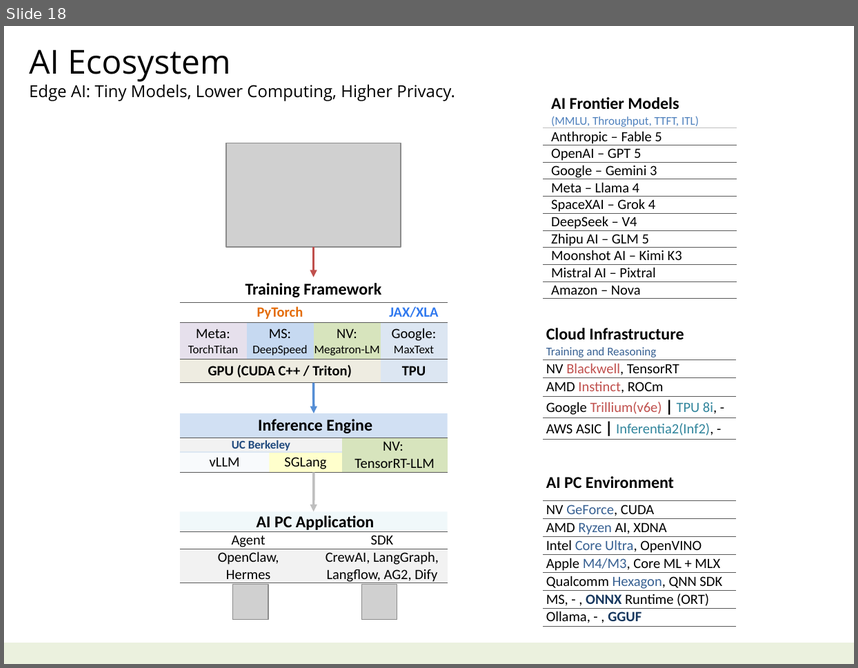
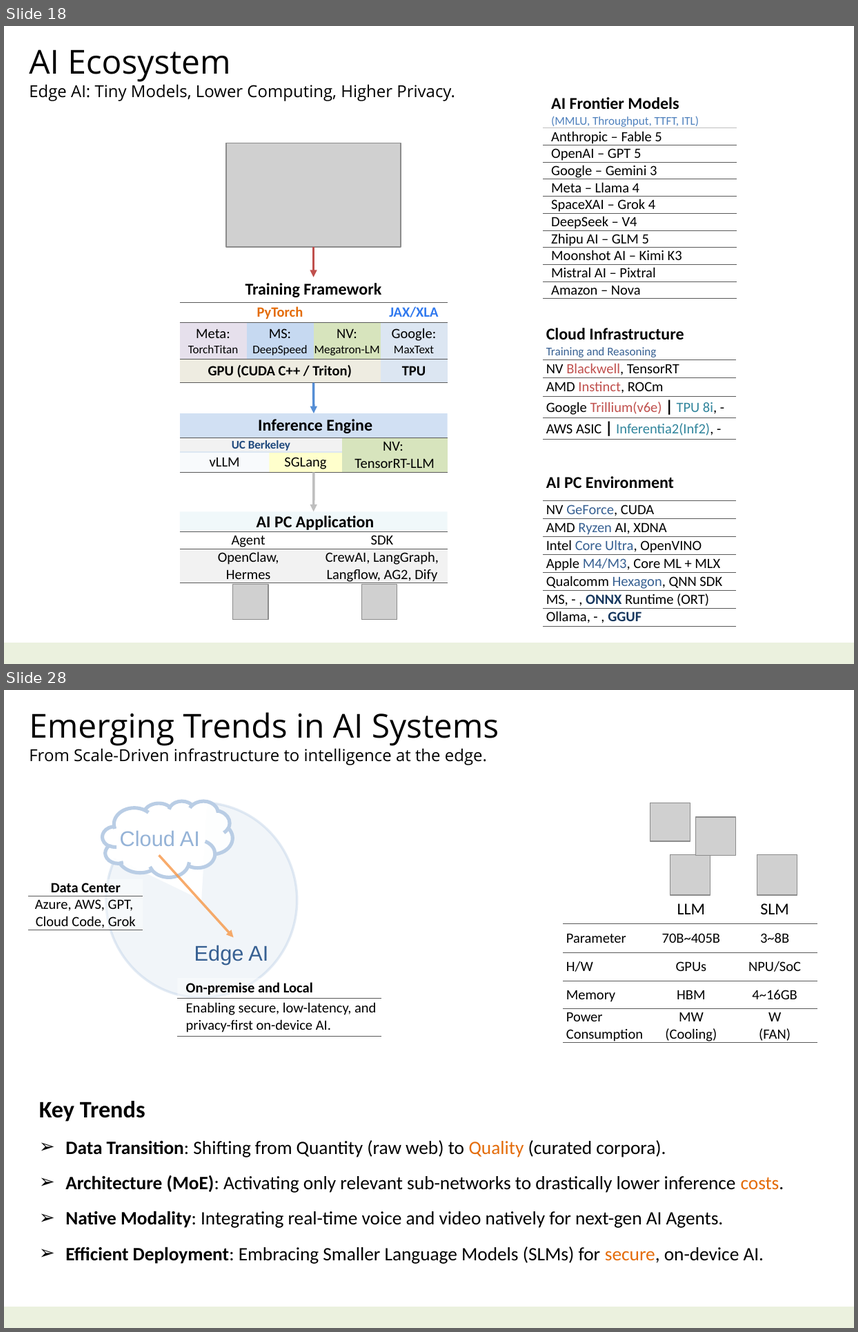
Before and after one commit to navibator/crazy-ai, a slide deck: ai.pptx. Shown one above the other, each under a label of ours: slide 18 before the commit, slides 18 and 28 after it; the slides between them are not shown. The pictures are 858x668 and 858x1332 pixels, drawn with LibreOffice and Linux fonts; fonts in the diff are those of the drawing; grey boxes stand for pictures. Boxes give left, top, right and bottom in pixels: in the first picture for what was removed or moved away, otherwise in the second. Text is boxed around its words. In the diff, an @@ line names an element or a change of style, - is before the commit and + after.

```diff
--- a/ai.pptx
+++ b/ai.pptx
@@ slide 28 added at (4, 690, 854, 1328), background #FFFFFF; not listed: 1 template element that a slide beside it also shows @@
@@ text added at (29, 712, 499, 765), 14 pt, text #000000 @@
+Emerging Trends in AI Systems
+From Scale-Driven infrastructure to intelligence at the edge.
@@ picture added at (650, 803, 690, 841) @@
@@ group added at (103, 800, 297, 997): 2 texts, 1 arc (boxed as its full ellipse), 1 cloud, 1 arrow @@
+Edge AI
+Cloud AI
@@ picture added at (696, 817, 736, 855) @@
@@ picture added at (670, 855, 710, 895) @@
@@ picture added at (757, 854, 797, 895) @@
@@ table added at (29, 879, 143, 933), 2 rows, 1 columns @@
+Data Center
+Azure, AWS, GPT, / Cloud Code, Grok
@@ table added at (562, 895, 817, 1045), 5 rows, 3 columns @@
+ | LLM | SLM
+Parameter | 70B~405B | 3~8B
+H/W | GPUs | NPU/SoC
+Memory | HBM | 4~16GB
+Power / Consumption | MW / (Cooling) | W / (FAN)
@@ table added at (177, 977, 381, 1035), 2 rows, 1 columns @@
+On-premise and Local
+Enabling secure, low-latency, and privacy-first on-device AI.
@@ rectangle added at (30, 1096, 827, 1270), outline #FFFFFF 0.75 pt, 16 pt, text #000000 @@
+Key Trends
+➢ Data Transition: Shifting from Quantity (raw web) to Quality (curated corpora).
+➢ Architecture (MoE): Activating only relevant sub-networks to drastically lower inference costs.
+➢ Native Modality: Integrating real-time voice and video natively for next-gen AI Agents.
+➢ Efficient Deployment: Embracing Smaller Language Models (SLMs) for secure, on-device AI.
```
Also in this commit, not shown: 2 slides changed, 17 other slides added, 1 slide removed, 1 other file.
